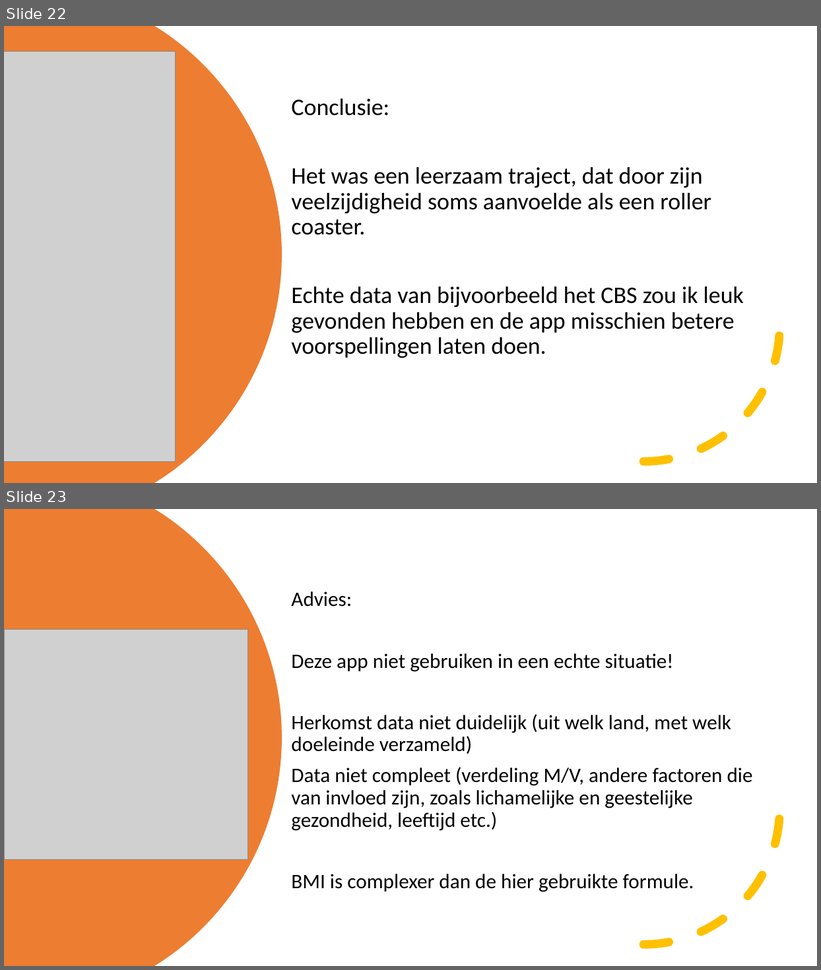
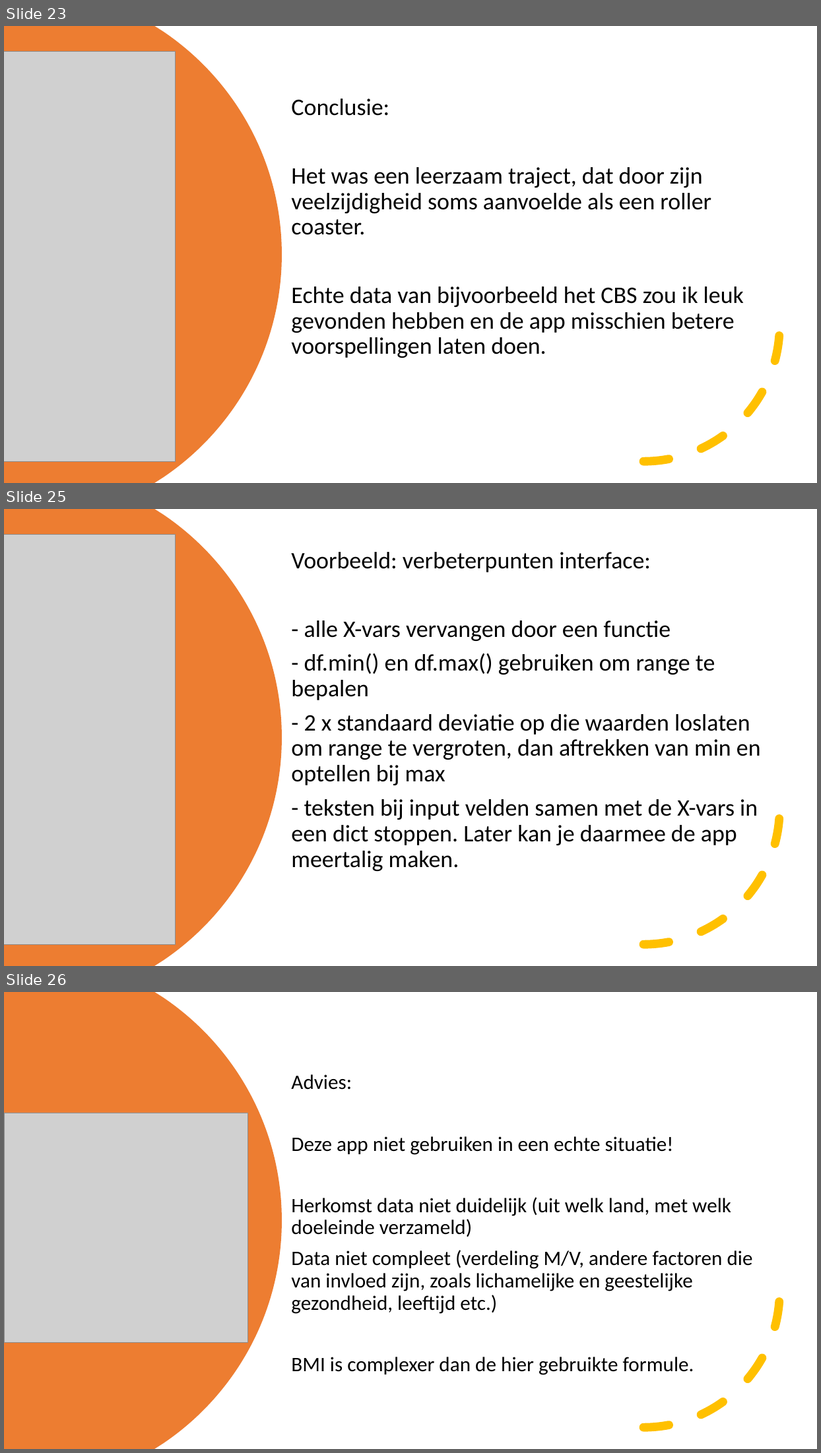
Before and after one commit to HansHR2023/p1, a slide deck: advies/Presentatie p1.pptx. Shown one above the other, each under a label of ours: slides 22 and 23 before the commit, slides 23, 25 and 26 after it; the slides between them are not shown. The pictures are 821x970 and 821x1453 pixels, drawn with LibreOffice and Linux fonts; fonts in the diff are those of the drawing; grey boxes stand for pictures. Boxes give left, top, right and bottom in pixels: in the first picture for what was removed or moved away, otherwise in the second. Text is boxed around its words. In the diff, an @@ line names an element or a change of style, - is before the commit and + after.

```diff
--- a/advies/Presentatie p1.pptx
+++ b/advies/Presentatie p1.pptx
@@ slide 25 added at [4,509,817,966], background #FFFFFF @@
@@ freeform shape added at [4,509,282,966], fill #ED7D31 @@
@@ picture added at [4,534,175,945] @@
@@ text added at [291,552,761,871], 28 pt, text #000000 @@
+Voorbeeld: verbeterpunten interface:
+- alle X-vars vervangen door een functie
+- df.min() en df.max() gebruiken om range te bepalen
+- 2 x standaard deviatie op die waarden loslaten om range te vergroten, dan aftrekken van min en optellen bij max
+- teksten bij input velden samen met de X-vars in een dict stoppen. Later kan je daarmee de app meertalig maken.
@@ arc (boxed as its full ellipse) added at [508,673,780,945], outline #FFC000 10 pt dashed @@
@@ what was slide 22 is now slide 23 @@
@@ what was slide 23 is now slide 26 @@
```
Also in this commit, not shown: 2 slides changed, 2 other slides added, 1 other file.
